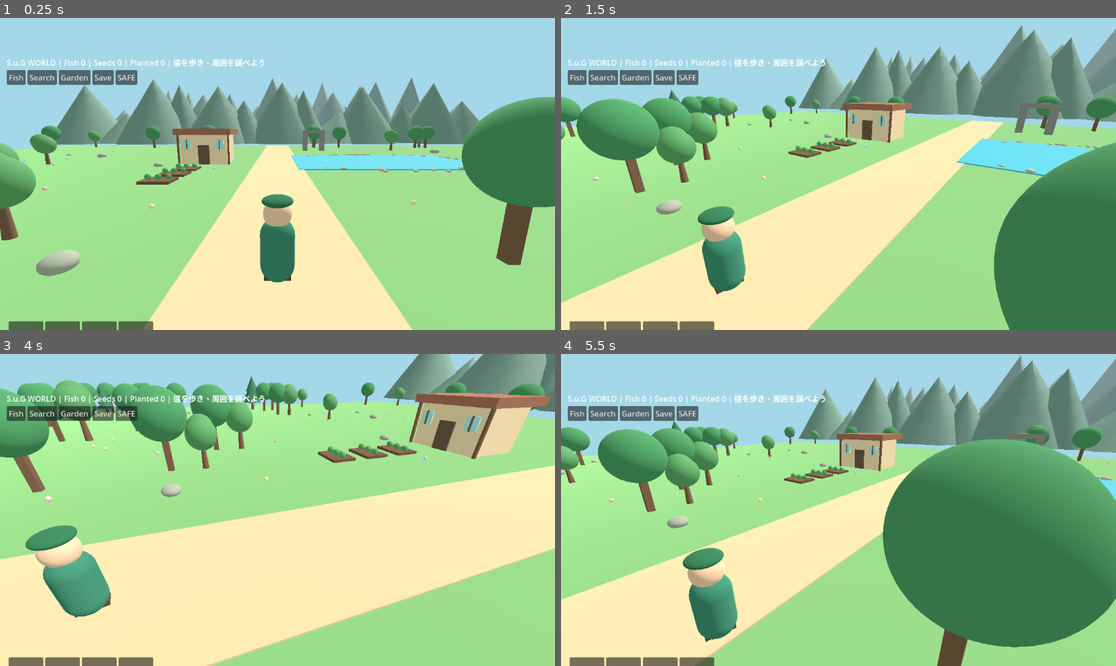
Above: before the commit, frames 1-4 (two rows, left to right).
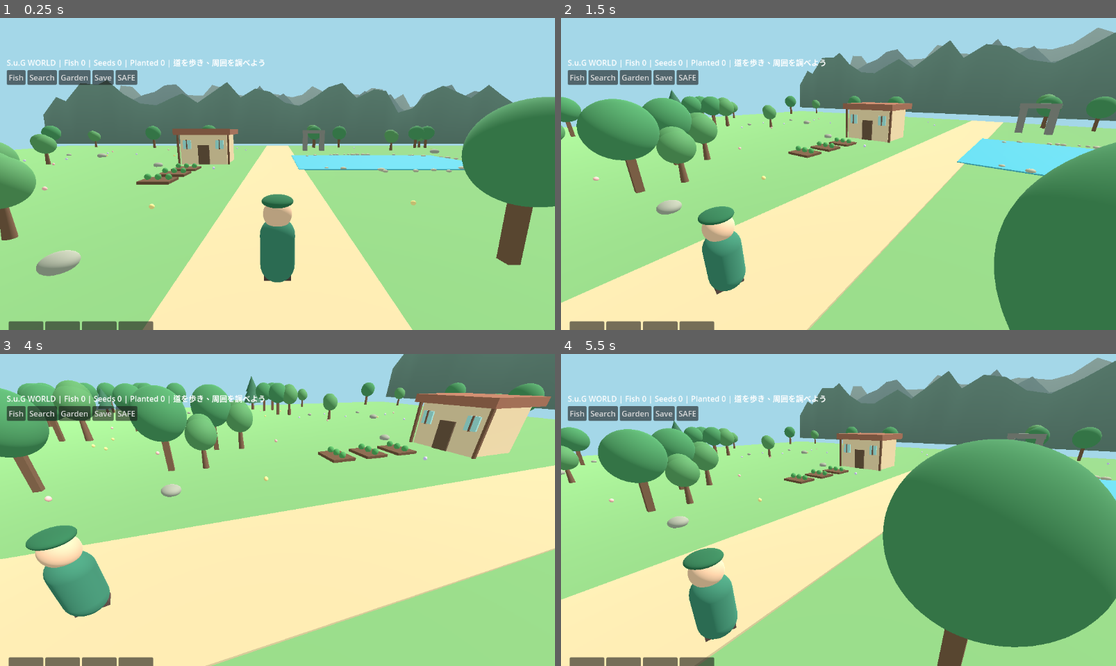
Above: after the commit, the same moments.

Repository: koji06ochi-ship-it/SUG-WORLD-3D
Game: Godot game, scene res://main.tscn
Same seed, same stepped clock (60 frames per second), same inputs: the game is played once before the commit and once after it.
Inputs (mouse positions are in pixels of both pictures, inside the frame that each line leads up to):
- Up to frame 1 (0.25 s): no input
- Up to frame 2 (1.5 s): move the mouse to (960, 158) at 0.52 s; hold D 0.53-1.25 s; click (960, 158) at 0.67 s; drag from (727, 189) to (810, 236) at 1.27 s
- Up to frame 3 (4 s): move the mouse to (333, 441) at 2.02 s; hold D 2.03-2.75 s; drag from (249, 572) to (111, 463) at 2.77 s; move the mouse to (444, 556) at 3.52 s; hold A from 3.53 s (still down)
- Up to frame 4 (5.5 s): release A at 4.25 s; drag from (672, 463) to (755, 432) at 4.27 s; move the mouse to (866, 510) at 5.02 s; hold S from 5.03 s (still down); click (866, 510) at 5.17 s

The runs differ from the first frame. In frame 1, 7.6% of the frame differs, in the area x 7-93%, y 18-41%; in frame 2, 6.9%; in frame 3, 2.3%; in frame 4, 7.0%.

Commit message:
Replace repeated cone mountains with continuous irregular faceted ridgelines

Diff:
--- a/world_landscape.gd
+++ b/world_landscape.gd
@@ -24,28 +24,38 @@
     var root := Node3D.new()
     root.name = "WorldLandscape01"
     scene.add_child(root)
-    # Low-poly ridge peaks: taper into the horizon, no large flat wall.
+    # Irregular distant ridgeline built as a continuous faceted mesh, not a wall of cones.
     var ridge_rng := RandomNumberGenerator.new()
     ridge_rng.seed = 20261102
     for row in range(3):
-        for i in range(13):
-            var x := -84.0 + float(i) * 14.0 + ridge_rng.randf_range(-3.0, 3.0)
-            var z := 105.0 + float(row) * 21.0 + ridge_rng.randf_range(-4.0, 4.0)
-            var peak_height := ridge_rng.randf_range(13.0, 29.0) * (1.0 + float(row) * 0.15)
-            var mountain := CylinderMesh.new()
-            mountain.top_radius = 0.0
-            mountain.bottom_radius = ridge_rng.randf_range(12.0, 19.0)
-            mountain.height = peak_height
-            mountain.radial_segments = 7
-            var color := "#708c7f" if row == 0 else ("#879b99" if row == 1 else "#a0adad")
-            _shape(root, "RidgePeak", mountain, Vector3(x, peak_height * 0.5 - 2.0, z), color)
-            if row > 0 and peak_height > 25.0:
-                var cap := CylinderMesh.new()
-                cap.top_radius = 0.0
-                cap.bottom_radius = mountain.bottom_radius * 0.22
-                cap.height = peak_height * 0.24
-                cap.radial_segments = 7
-                _shape(root, "SnowCap", cap, Vector3(x, peak_height * 0.88 - 2.0, z), "#e2e9e4")
+        var verts := PackedVector3Array()
+        var indices := PackedInt32Array()
+        var cols := PackedColorArray()
+        var distance := 95.0 + float(row) * 23.0
+        for i in range(35):
+            var x := -105.0 + float(i) * 6.0
+            var height := 9.0 + 7.0 * absf(sin(float(i) * 0.37 + float(row))) + ridge_rng.randf_range(0.0, 8.0)
+            height *= 1.0 + float(row) * 0.16
+            verts.append(Vector3(x, -2.0, distance))
+            verts.append(Vector3(x, height, distance + ridge_rng.randf_range(-2.0, 2.0)))
+            var col := Color("#6c897c") if row == 0 else (Color("#8a9e9d") if row == 1 else Color("#a9b7b4"))
+            cols.append(col.darkened(0.12))
+            cols.append(col)
+        for i in range(34):
+            var k := i * 2
+            indices.append_array(PackedInt32Array([k, k + 1, k + 2, k + 1, k + 3, k + 2]))
+        var arrays := []
+        arrays.resize(Mesh.ARRAY_MAX)
+        arrays[Mesh.ARRAY_VERTEX] = verts
+        arrays[Mesh.ARRAY_COLOR] = cols
+        arrays[Mesh.ARRAY_INDEX] = indices
+        var ridge_mesh := ArrayMesh.new()
+        ridge_mesh.add_surface_from_arrays(Mesh.PRIMITIVE_TRIANGLES, arrays)
+        var ridge := _shape(root, "ContinuousRidge", ridge_mesh, Vector3.ZERO, "#ffffff")
+        var ridge_material := StandardMaterial3D.new()
+        ridge_material.vertex_color_use_as_albedo = true
+        ridge_material.cull_mode = BaseMaterial3D.CULL_DISABLED
+        ridge.material_override = ridge_material
     # Water surface is kept inside the existing lake footprint.
     var water := PlaneMesh.new()
     water.size = Vector2(19.6, 11.6)
